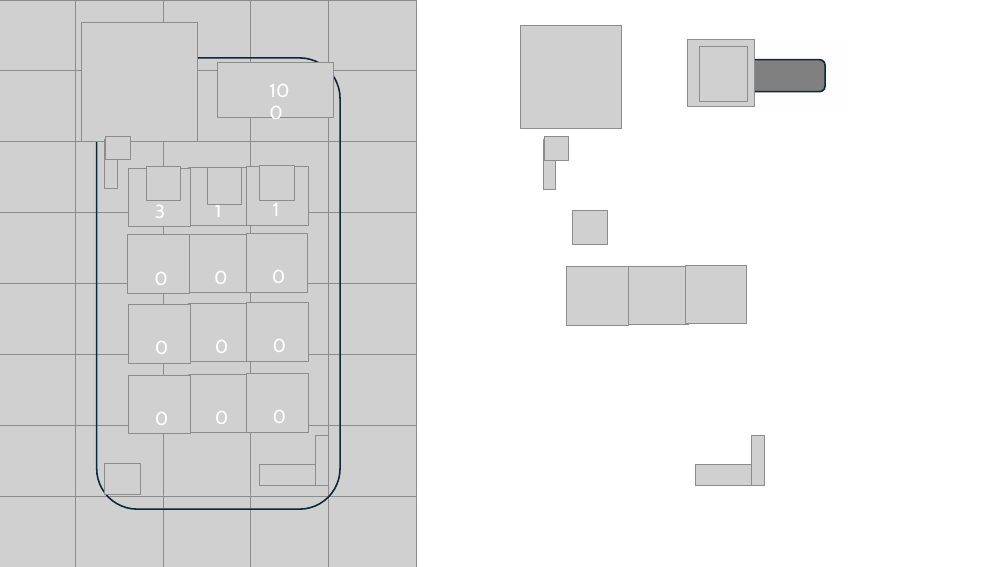
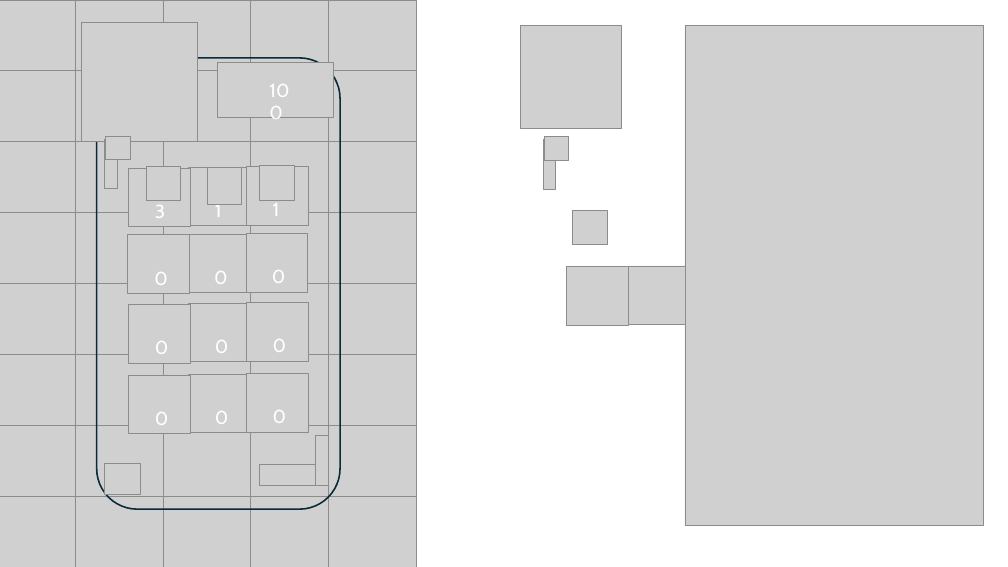
Before and after one commit to Ray16/flower_hunt, a slide deck: slide 1 of assets/sprites/farm_land_design.pptx. Drawn at 1008x567 pixels with LibreOffice and Linux fonts; fonts in the diff are those of the drawing; grey boxes stand for pictures. Boxes give left, top, right and bottom in pixels: in the first picture for what was removed or moved away, otherwise in the second. Text is boxed around its words. In the diff, an @@ line names an element or a change of style, - is before the commit and + after.

```diff
--- a/assets/sprites/farm_land_design.pptx
+++ b/assets/sprites/farm_land_design.pptx
@@ picture added at bbox=[685, 26, 983, 526] @@
@@ picture removed at bbox=[687, 39, 755, 107] @@
@@ picture removed at bbox=[699, 46, 747, 101] @@
@@ rounded rectangle removed at bbox=[730, 60, 826, 91] @@
@@ picture removed at bbox=[752, 436, 764, 485] @@
@@ picture removed at bbox=[695, 465, 762, 485] @@
```
Also in this commit, not shown: 1 other slide changed, 1 slide added, 7 other files.
